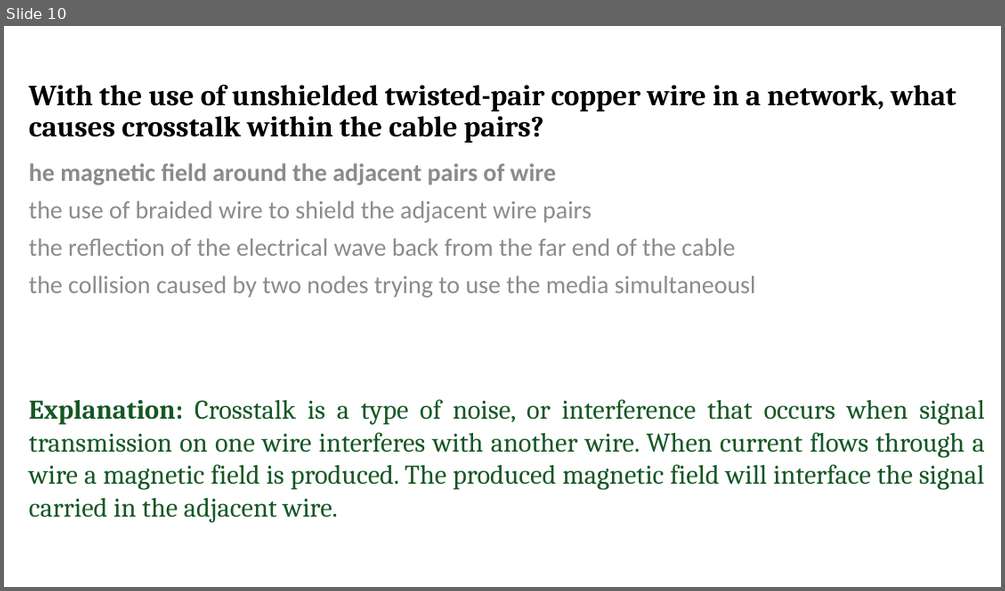
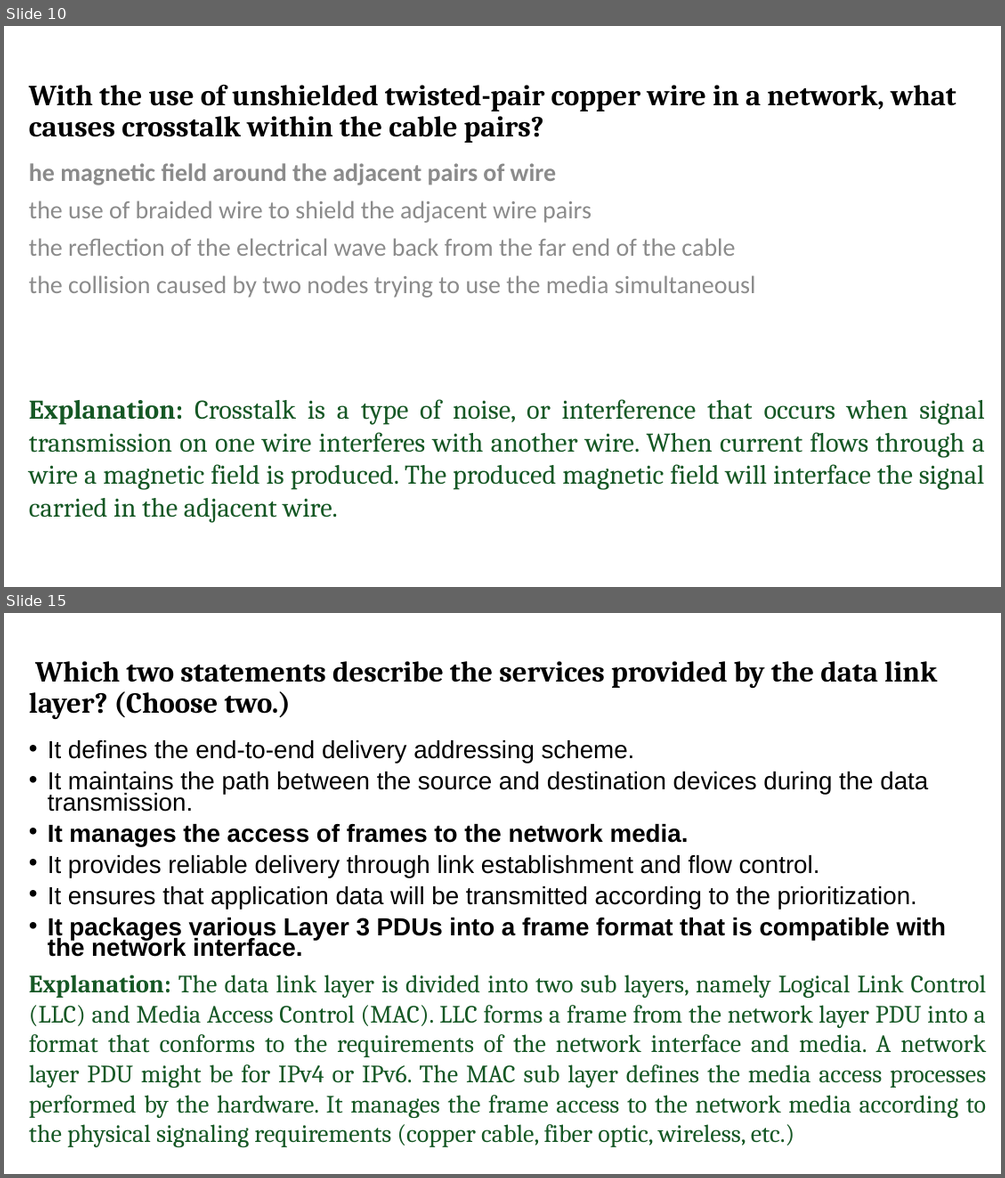
Before and after one commit to narsiimha/CCNA, a slide deck: PPT/QA/Module4-7.pptx. Shown one above the other, each under a label of ours: slide 10 before the commit, slides 10 and 15 after it; the slides between them are not shown. The pictures are 1005x591 and 1005x1178 pixels, drawn with LibreOffice and Linux fonts; fonts in the diff are those of the drawing. Boxes give left, top, right and bottom in pixels: in the first picture for what was removed or moved away, otherwise in the second. Text is boxed around its words. In the diff, an @@ line names an element or a change of style, - is before the commit and + after.

```diff
--- a/PPT/QA/Module4-7.pptx
+++ b/PPT/QA/Module4-7.pptx
@@ slide 15 added at bbox=[4, 613, 1001, 1174], background #FFFFFF @@
@@ title added at bbox=[29, 661, 937, 719], 28 pt, text #000000, bold @@
+Which two statements describe the services provided by the data link layer? (Choose two.)
@@ text added at bbox=[48, 740, 946, 957], 23.8 pt, text #000000 @@
+• It defines the end-to-end delivery addressing scheme.
+• It maintains the path between the source and destination devices during the data transmission.
+• It manages the access of frames to the network media.
+• It provides reliable delivery through link establishment and flow control.
+• It ensures that application data will be transmitted according to the prioritization.
+• It packages various Layer 3 PDUs into a frame format that is compatible with the network interface.
@@ text added at bbox=[29, 974, 986, 1147], 24 pt, text #155724 @@
+Explanation: The data link layer is divided into two sub layers, namely Logical Link Control (LLC) and Media Access Control (MAC). LLC forms a frame from the network layer PDU into a format that conforms to the requirements of the network interface and media. A network layer PDU might be for IPv4 or IPv6. The MAC sub layer defines the media access processes performed by the hardware. It manages the frame access to the network media according to the physical signaling requirements (copper cable, fiber optic, wireless, etc.)
```
Also in this commit, not shown: 9 other slides changed, 60 other slides added, 1 other file.
